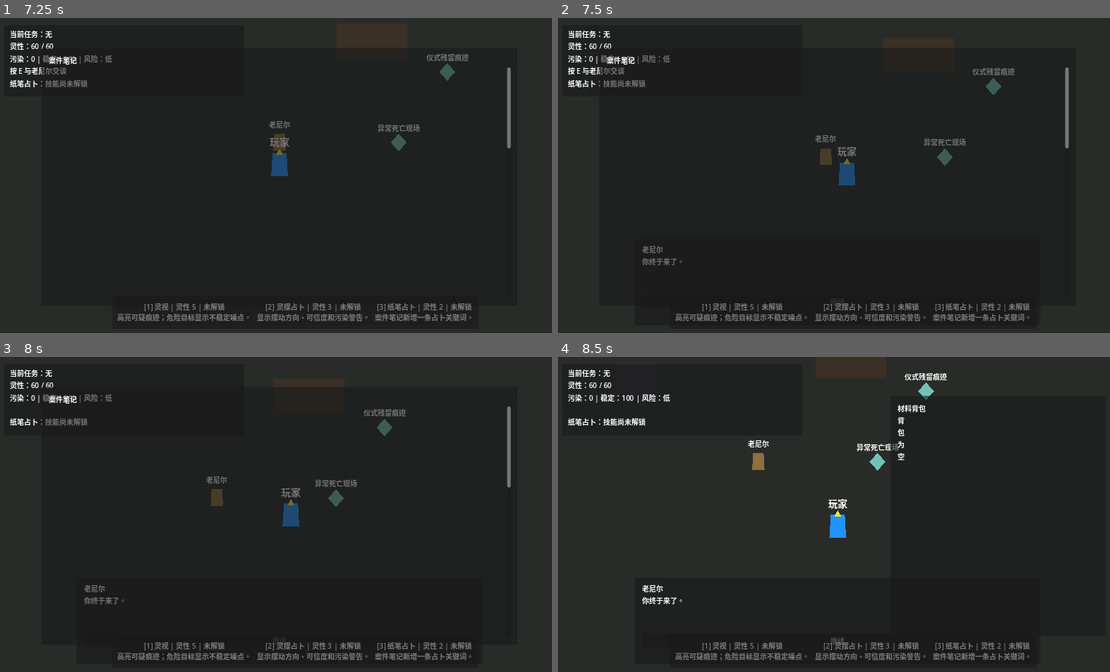
Above: before the commit, frames 1-4 (two rows, left to right).
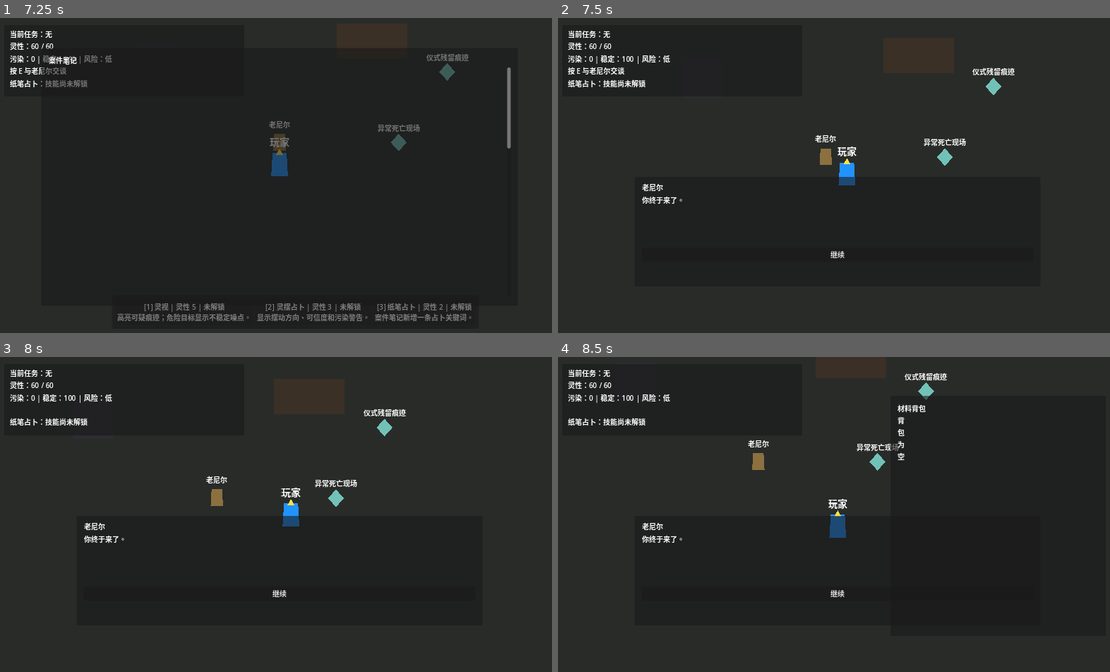
Above: after the commit, the same moments.

Repository: hcc7716-creator/Lord-of-the-Mysteries
Game: Godot game, scene res://scenes/main/Main.tscn
The game is run twice, just before and just after one commit, with the same random seed, the same clock (stepped at 60 frames per second) and the same inputs.
Inputs:
- Up to frame 1 (7.25 s): tap Enter at 0.5 s; hold D (move_right) 0.53-1.28 s; tap E (interact) at 0.6 s; hold S (move_down) 1.28-2.03 s; tap I at 1.35 s; hold D (move_right) 2.03-2.78 s; tap J at 2.1 s; hold W (move_up) 2.78-3.53 s; tap P at 2.85 s; hold A (move_left) 3.53-5.03 s; tap O at 3.6 s; tap N at 4.35 s; hold S (move_down) 5.03-5.78 s; tap 1 at 5.1 s; hold D (move_right) 5.78-6.53 s; tap 2 at 5.85 s; hold W (move_up) from 6.53 s (still down); tap 3 at 6.6 s
- Up to frame 2 (7.5 s): release W (move_up) at 7.28 s; hold D (move_right) from 7.28 s (still down); tap E (interact) at 7.35 s
- Up to frame 3 (8 s): keep holding D (move_right)
- Up to frame 4 (8.5 s): release D (move_right) at 8.03 s; hold S (move_down) from 8.03 s (still down); tap I at 8.1 s

Frame 1 is identical in both runs. In frame 2, 2.7% of the frame differs, in the area x 7-93%, y 9-97%; in frame 3, 2.7%; in frame 4, 1.6%.

Commit message:
Fix dialogue UI overlap with skill bar

Diff:
--- a/scenes/ui/DialogueBox.tscn
+++ b/scenes/ui/DialogueBox.tscn
@@ -4,14 +4,15 @@
 
 [node name="DialogueBox" type="PanelContainer"]
 visible = false
+z_index = 80
 anchors_preset = 12
 anchor_top = 1.0
 anchor_right = 1.0
 anchor_bottom = 1.0
 offset_left = 180.0
-offset_top = -220.0
+offset_top = -360.0
 offset_right = -180.0
-offset_bottom = -24.0
+offset_bottom = -112.0
 script = ExtResource("1")
 
 [node name="MarginContainer" type="MarginContainer" parent="."]
@@ -29,7 +30,7 @@
 text = "NPC"
 
 [node name="DialogueText" type="RichTextLabel" parent="MarginContainer/VBoxContainer"]
-custom_minimum_size = Vector2(0, 82)
+custom_minimum_size = Vector2(0, 116)
 layout_mode = 2
 bbcode_enabled = false
 fit_content = true
--- a/scripts/ui/HUD.gd
+++ b/scripts/ui/HUD.gd
@@ -23,6 +23,8 @@
 	CorruptionManager.corruption_warning.connect(show_status_message)
 	ClueManager.notebook_updated.connect(_on_notebook_updated)
 	PotionManager.potion_brewed.connect(func(_sequence_id: String): refresh_all())
+	DialogueManager.dialogue_started.connect(_on_dialogue_started)
+	DialogueManager.dialogue_finished.connect(_on_dialogue_finished)
 	refresh_all()
 
 
@@ -54,6 +56,8 @@
 
 
 func show_dialogue(npc_name: String, lines, options: Array = []) -> void:
+	_close_overlay_panels()
+	skill_bar.visible = false
 	if dialogue_box.has_method("show_dialogue"):
 		dialogue_box.show_dialogue(npc_name, lines, options)
 
@@ -80,14 +84,18 @@
 
 func _toggle_panel(panel: PanelContainer) -> void:
 	var next_visibility := not panel.visible
+	_close_overlay_panels()
+	panel.visible = next_visibility
+	if next_visibility and panel.has_method("refresh"):
+		panel.refresh()
+
+
+func _close_overlay_panels() -> void:
 	inventory_panel.visible = false
 	quest_panel.visible = false
 	pathway_panel.visible = false
 	potion_panel.visible = false
 	case_notebook_panel.visible = false
-	panel.visible = next_visibility
-	if next_visibility and panel.has_method("refresh"):
-		panel.refresh()
 
 
 func show_status_message(text: String) -> void:
@@ -141,3 +149,14 @@
 func _on_notebook_updated() -> void:
 	if case_notebook_panel.has_method("refresh"):
 		case_notebook_panel.refresh()
+
+
+func _on_dialogue_started(_npc_name, _lines, _options) -> void:
+	_close_overlay_panels()
+	skill_bar.visible = false
+
+
+func _on_dialogue_finished() -> void:
+	skill_bar.visible = true
+	if skill_bar.has_method("refresh"):
+		skill_bar.refresh()
